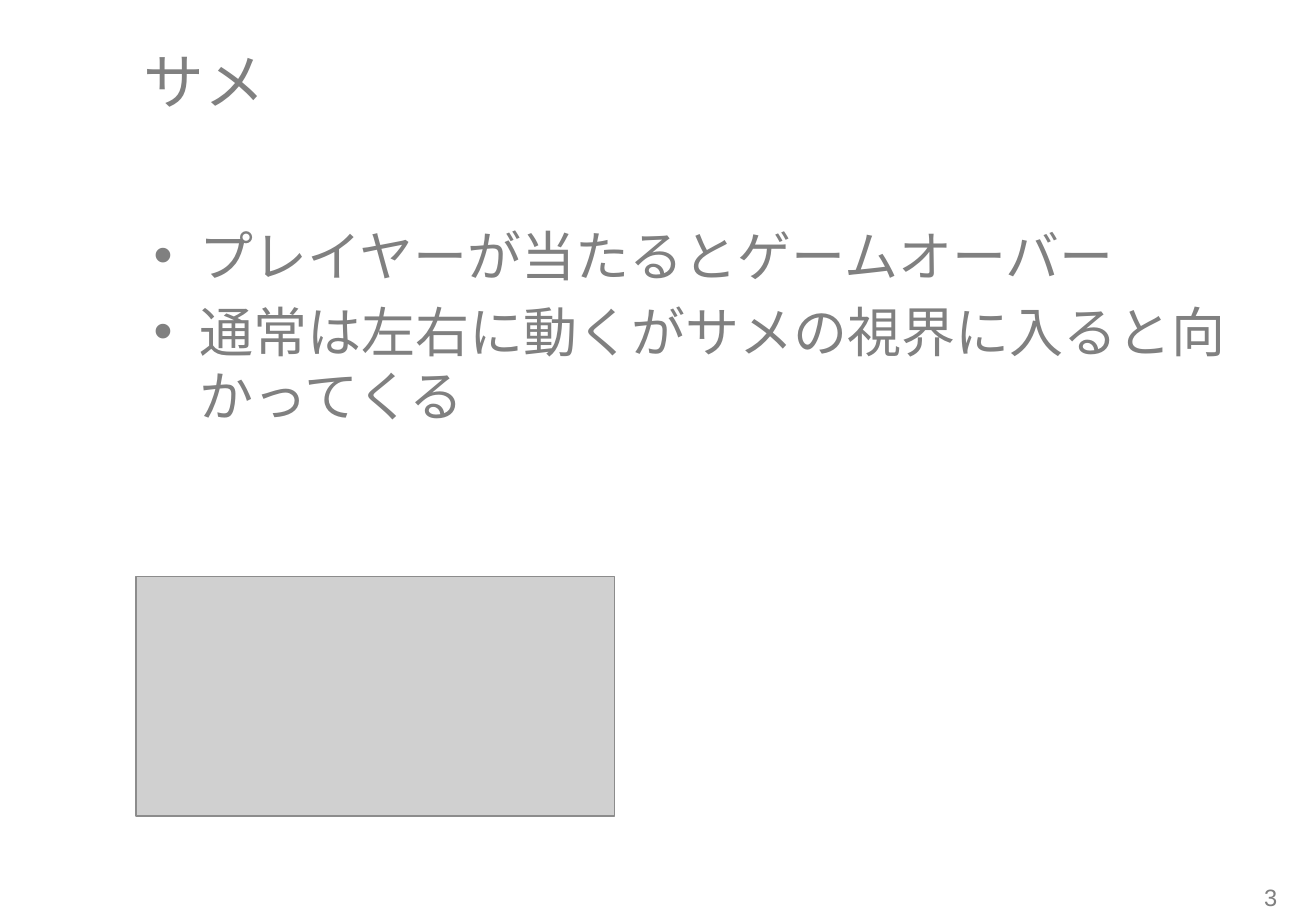
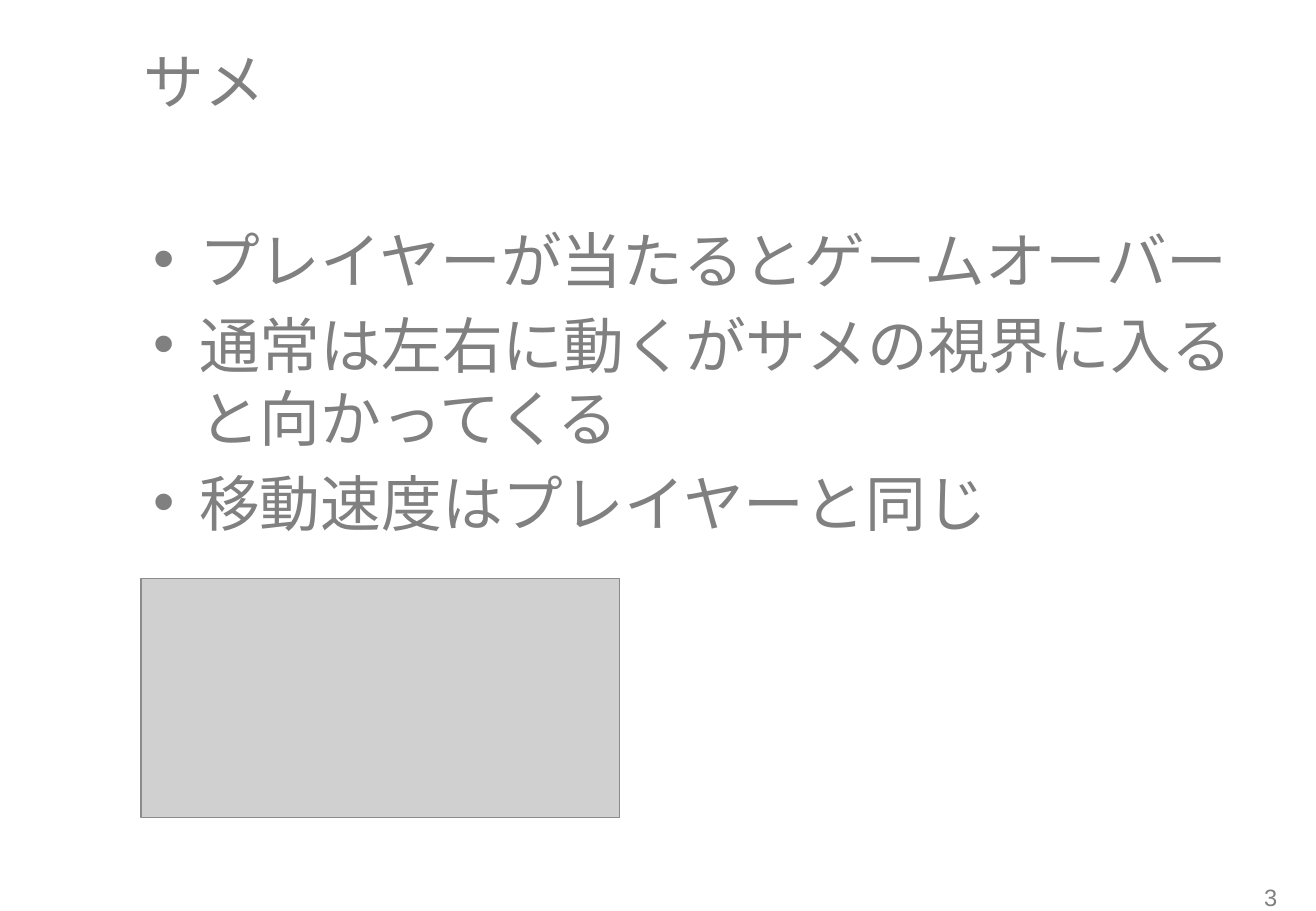
Before and after one commit to RubyCamp/rc2016s_g6, a slide deck: slide 4 of shinziko.pptx. Drawn at 1316x911 pixels with LibreOffice and Linux fonts; fonts in the diff are those of the drawing; grey boxes stand for pictures; background and template pictures are left out. Boxes give left, top, right and bottom in pixels: in the first picture for what was removed or moved away, otherwise in the second. Text is boxed around its words. In the diff, an @@ line names an element or a change of style, - is before the commit and + after.

```diff
--- a/shinziko.pptx
+++ b/shinziko.pptx
@@ text at (x1=199, y1=232, x2=1232, y2=446): size 32 to 36 pt in "プレイヤーが当たるとゲームオーバー", "通常は左右に動くがサメの視界に入ると向かってくる" @@
@@ text at (x1=199, y1=475, x2=987, y2=531): paragraph added @@
+• 移動速度はプレイヤーと同じ
@@ picture moved from (x1=136, y1=577, x2=615, y2=817) to (x1=141, y1=578, x2=620, y2=818) @@
```
Also in this commit, not shown: 4 slides added.
